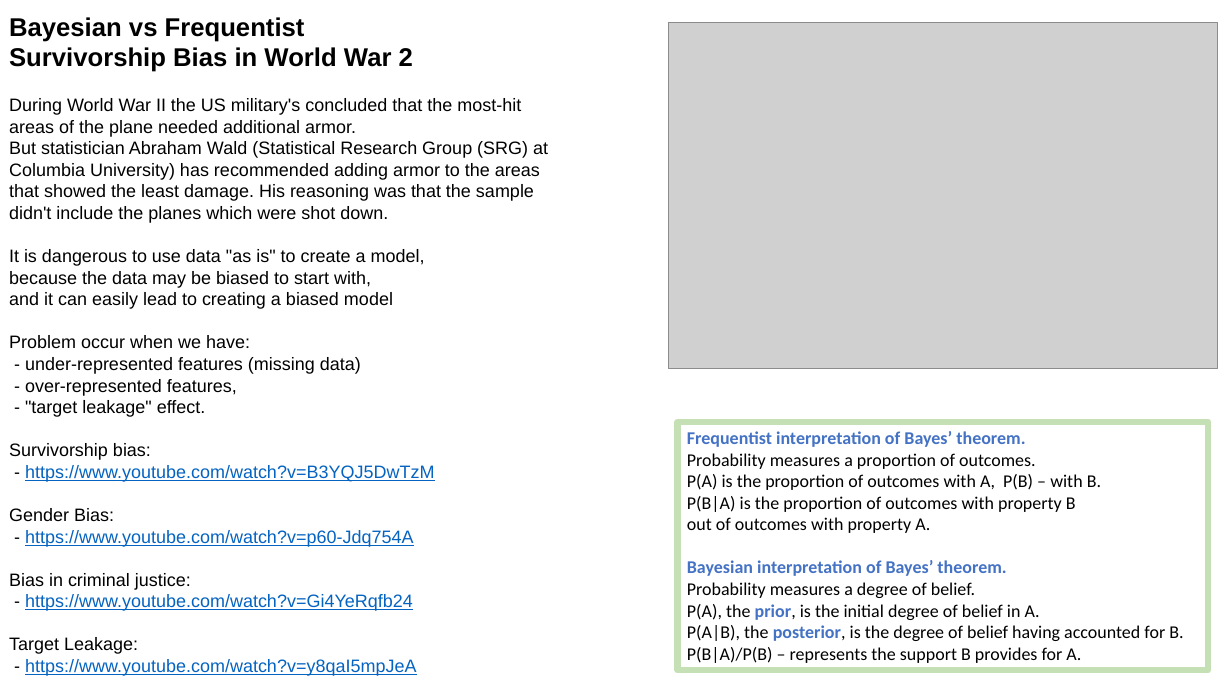
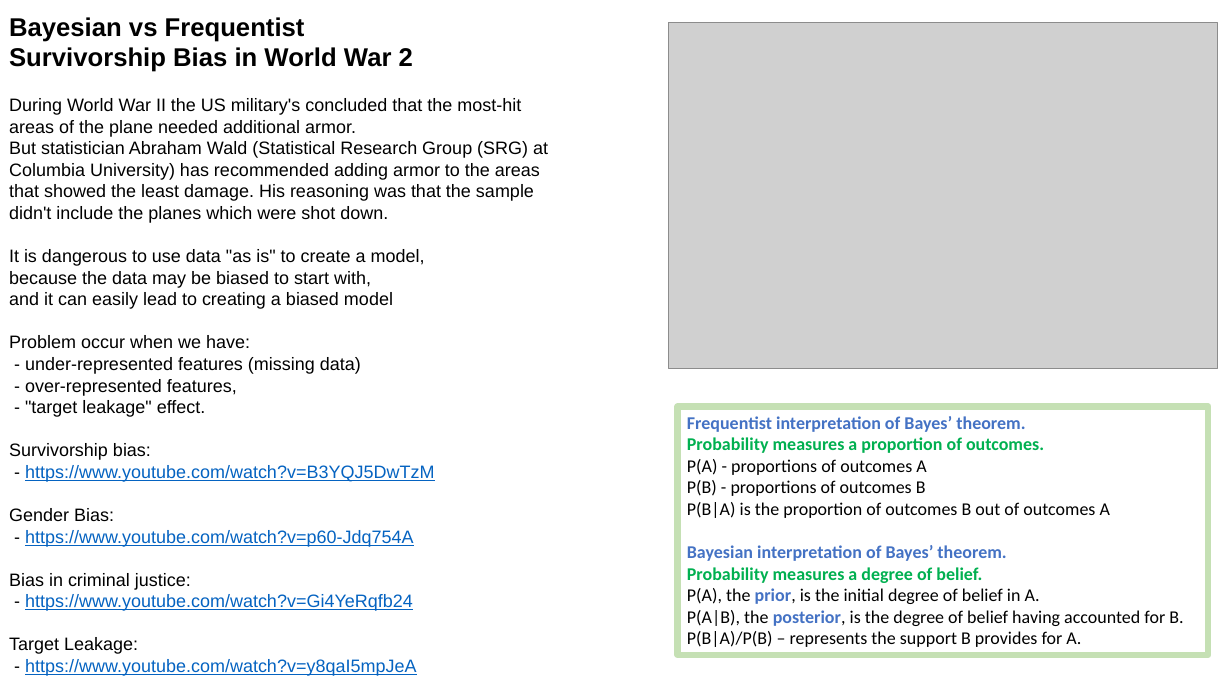
Before and after one commit to lselector/ml_ai_doc, a slide deck: slide 2 of Bayes_Bayesian.pptx. Drawn at 1232x693 pixels with LibreOffice and Linux fonts; fonts in the diff are those of the drawing; grey boxes stand for pictures. Boxes give left, top, right and bottom in pixels: in the first picture for what was removed or moved away, otherwise in the second. Text is boxed around its words. In the diff, an @@ line names an element or a change of style, - is before the commit and + after.

```diff
--- a/Bayes_Bayesian.pptx
+++ b/Bayes_Bayesian.pptx
@@ rectangle "Frequentist interpretation of Bayes’ theorem.": place and size @@
-rectangle "Frequentist interpretation of Bayes’ theorem." at [677, 422, 1208, 671]
+rectangle "Frequentist interpretation of Bayes’ theorem." at [677, 407, 1208, 655]
@@ text in rectangle at [687, 437, 1044, 604]: text colour #000000 to #00B050, bold on in "Probability measures a proportion of outcomes.", "Probability measures a degree of belief." @@
@@ text in rectangle at [687, 459, 1110, 518]: text changed @@
-P(A) is the proportion of outcomes with A, P(B) – with B.
-P(B|A) is the proportion of outcomes with property B
-out of outcomes with property A.
+P(A) - proportions of outcomes A
+P(B) - proportions of outcomes B
+P(B|A) is the proportion of outcomes B out of outcomes A
```
Also in this commit, not shown: 5 other slides changed.
